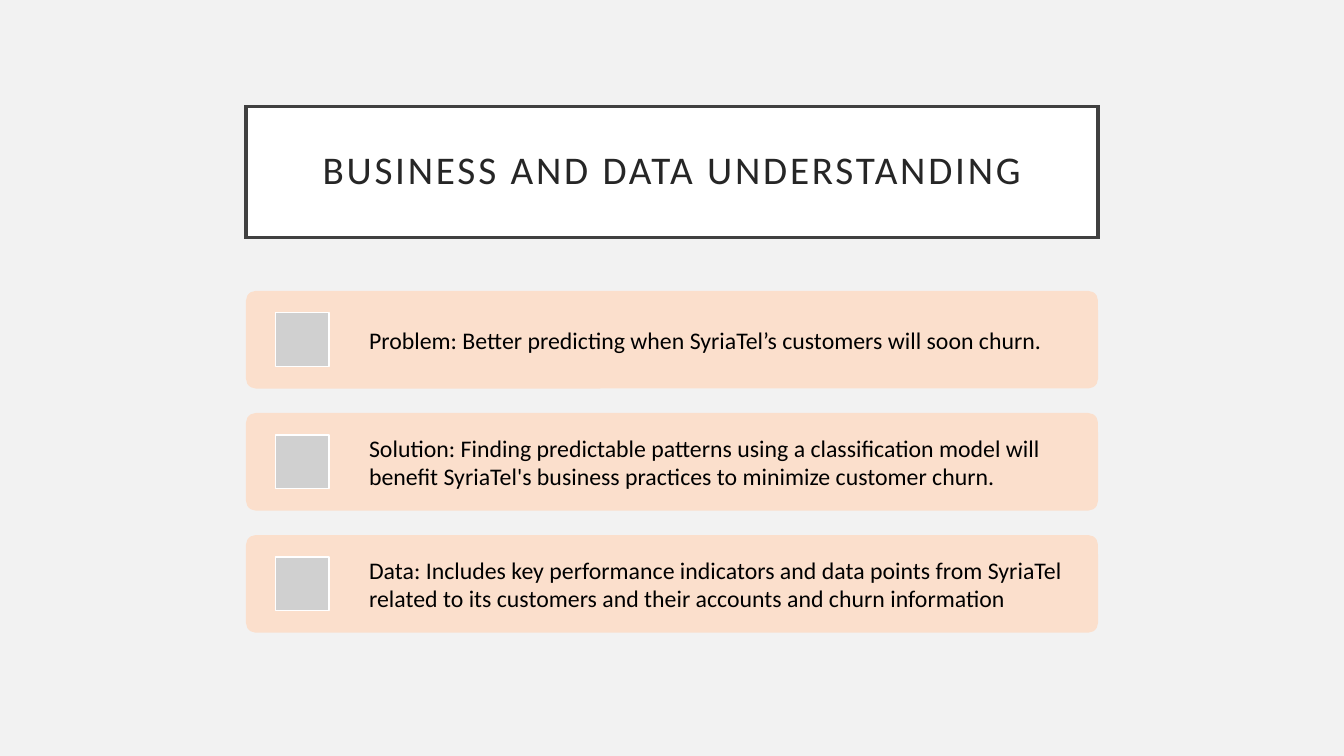
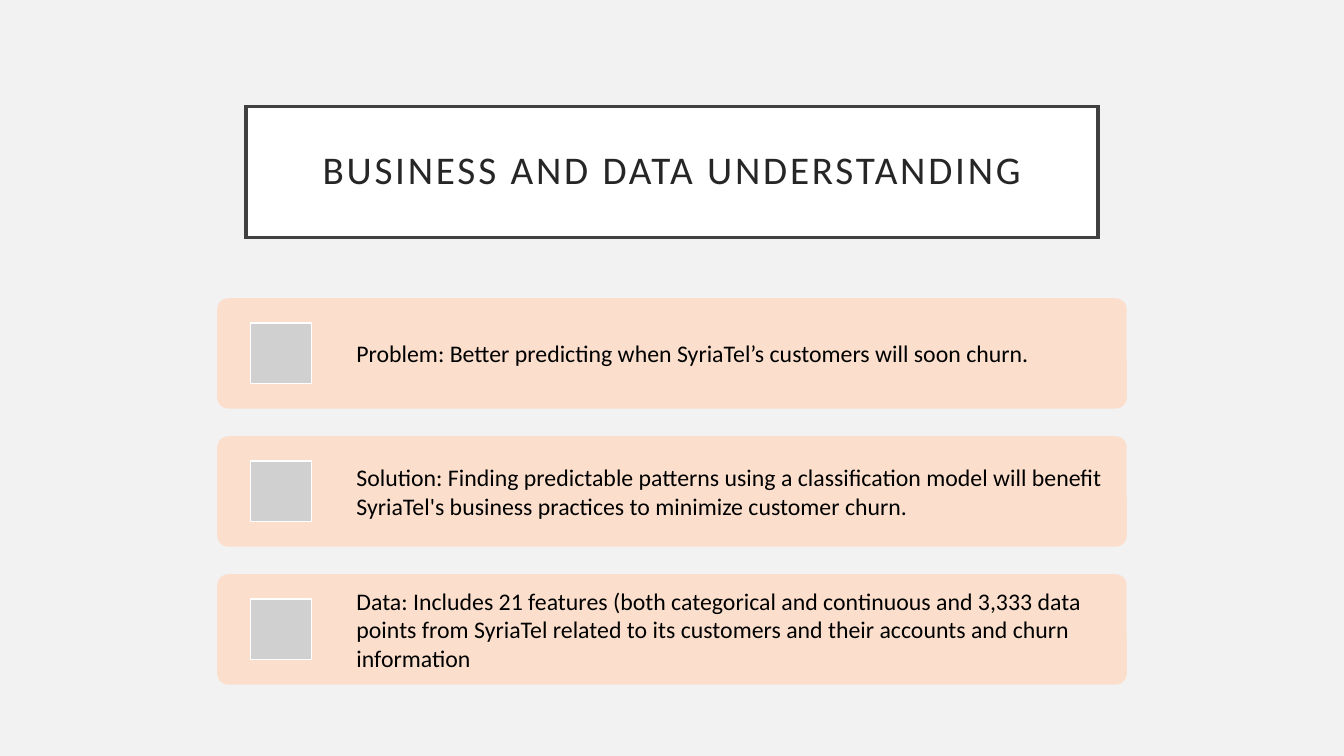
Before and after one commit to rfb-vibe/telecom-customer-churn, a slide deck: slide 3 of ppt-churn-presentation.pptx. Drawn at 1344x756 pixels with LibreOffice and Linux fonts; fonts in the diff are those of the drawing; grey boxes stand for pictures. Boxes give left, top, right and bottom in pixels: in the first picture for what was removed or moved away, otherwise in the second. Text is boxed around its words. In the diff, an @@ line names an element or a change of style, - is before the commit and + after.

```diff
--- a/ppt-churn-presentation.pptx
+++ b/ppt-churn-presentation.pptx
@@ rounded rectangle: place and size @@
-rounded rectangle at (246, 291, 1098, 389)
+rounded rectangle at (217, 298, 1126, 409)
@@ text "Problem: Better predicting when SyriaTel’s ...": place and size @@
-text "Problem: Better predicting when SyriaTel’s ..." at (369, 332, 1041, 353)
+text "Problem: Better predicting when SyriaTel’s ..." at (356, 345, 1028, 366)
@@ picture added at (251, 324, 312, 384) @@
@@ picture removed at (275, 313, 329, 366) @@
@@ rounded rectangle: place and size @@
-rounded rectangle at (246, 413, 1098, 511)
+rounded rectangle at (217, 437, 1126, 547)
@@ text "Solution: Finding predictable patterns using ..." rewrapped from (369, 440, 1039, 489) to (356, 469, 1101, 519) @@
@@ picture: place and size @@
-picture at (275, 435, 329, 488)
+picture at (251, 461, 312, 521)
@@ rounded rectangle: place and size @@
-rounded rectangle at (246, 535, 1098, 633)
+rounded rectangle at (217, 575, 1126, 686)
@@ picture: place and size @@
-picture at (275, 558, 329, 611)
+picture at (251, 599, 312, 659)
@@ text at (356, 593, 1081, 667): text changed @@
-Data: Includes key performance indicators and data points from SyriaTel related to its customers and their accounts and churn information
+Data: Includes 21 features (both categorical and continuous and 3,333 data points from SyriaTel related to its customers and their accounts and churn information
```
Also in this commit, not shown: 1 other slide changed, 1 slide added, 1 slide removed, 4 other files.
